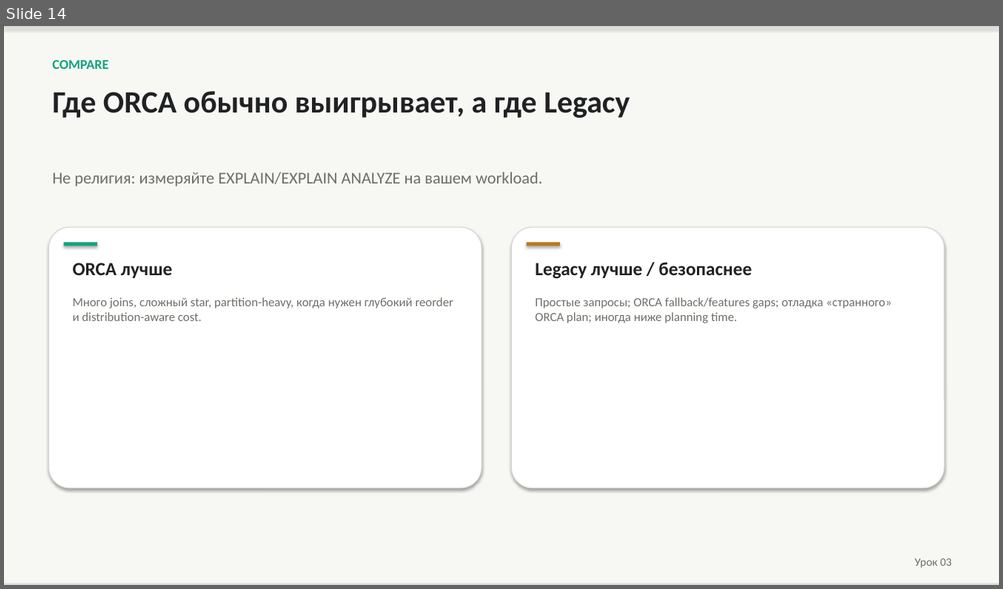
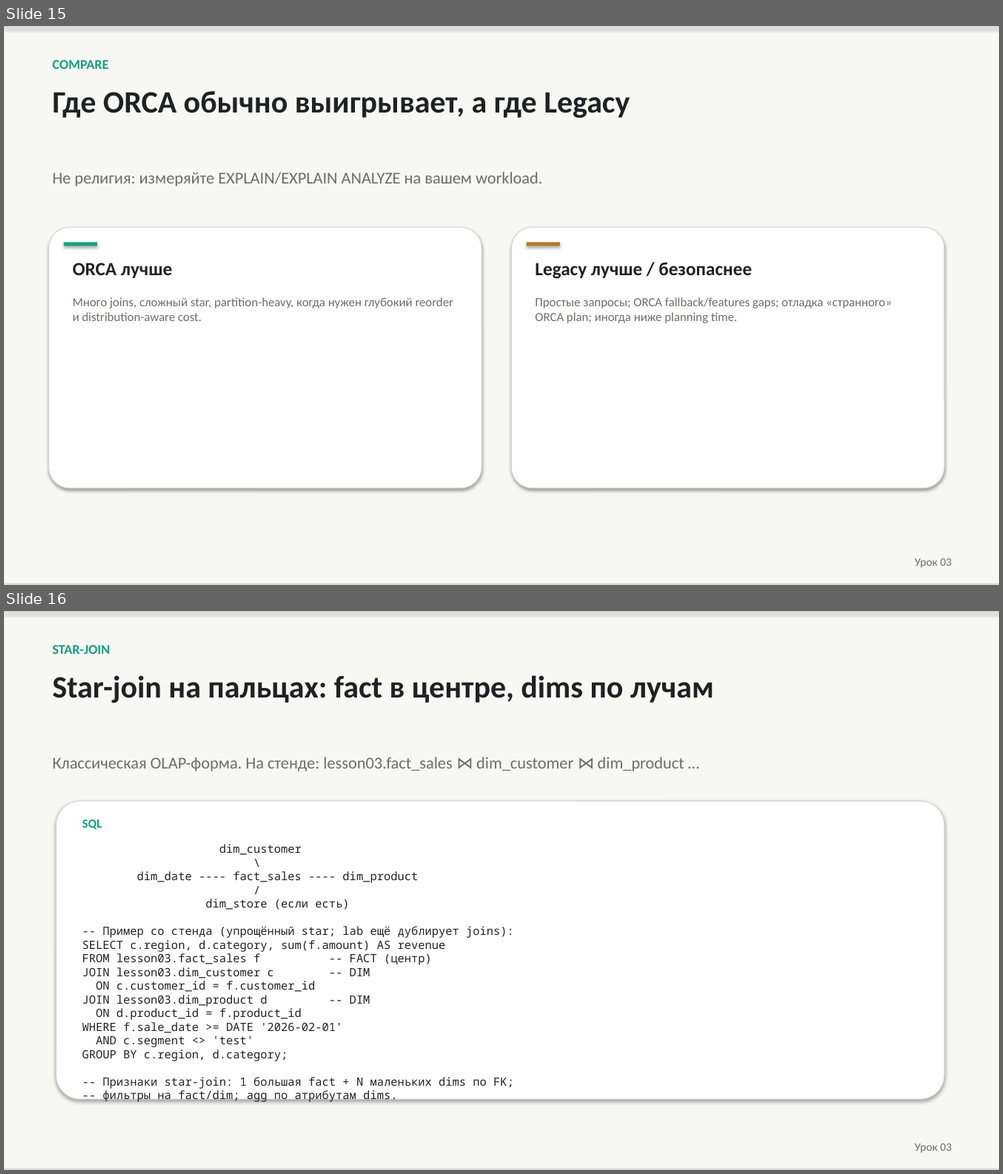
Before and after one commit to PaulKov/de-mentor, a slide deck: artifacts/greenplum-query-tuning-theory.pptx. Shown one above the other, each under a label of ours: slide 14 before the commit, slides 15 and 16 after it. The pictures are 1003x589 and 1003x1174 pixels, drawn with LibreOffice and Linux fonts; fonts in the diff are those of the drawing. Boxes give left, top, right and bottom in pixels: in the first picture for what was removed or moved away, otherwise in the second. Text is boxed around its words. In the diff, an @@ line names an element or a change of style, - is before the commit and + after.

```diff
--- a/artifacts/greenplum-query-tuning-theory.pptx
+++ b/artifacts/greenplum-query-tuning-theory.pptx
@@ slide 16 added at box(4, 611, 999, 1170), background #FFFFFF @@
@@ rectangle added at box(4, 611, 999, 1170), fill #F7F7F4 @@
@@ rectangle added at box(4, 611, 999, 612), fill #D8D7D0 @@
@@ text added at box(52, 645, 110, 654), 13 pt, text #10A37F, bold @@
+STAR-JOIN
@@ text added at box(52, 675, 714, 703), 30 pt, text #202123, bold @@
+Star-join на пальцах: fact в центре, dims по лучам
@@ text added at box(52, 757, 684, 772), 16 pt, text #6E6E68 @@
+Классическая OLAP-форма. На стенде: lesson03.fact_sales ⋈ dim_customer ⋈ dim_product …
@@ rounded rectangle added at box(57, 801, 944, 1099), fill #FFFFFF, outline #D8D7D0 0.75 pt @@
@@ text added at box(82, 820, 102, 829), 12 pt, text #10A37F, bold @@
+SQL
@@ text added at box(82, 844, 514, 1102), 11 pt, text #202123 @@
+dim_customer
+\
+dim_date ---- fact_sales ---- dim_product
+/
+dim_store (если есть)
+-- Пример со стенда (упрощённый star; lab ещё дублирует joins):
+SELECT c.region, d.category, sum(f.amount) AS revenue
+FROM lesson03.fact_sales f -- FACT (центр)
+JOIN lesson03.dim_customer c -- DIM
+ON c.customer_id = f.customer_id
+JOIN lesson03.dim_product d -- DIM
+ON d.product_id = f.product_id
+WHERE f.sale_date >= DATE '2026-02-01'
+AND c.segment <> 'test'
+GROUP BY c.region, d.category;
+-- Признаки star-join: 1 большая fact + N маленьких dims по FK;
+-- фильтры на fact/dim; agg по атрибутам dims.
@@ text added at box(914, 1144, 952, 1153), 11 pt, text #6E6E68 @@
+Урок 03
@@ rectangle added at box(4, 1169, 999, 1170), fill #D8D7D0 @@
@@ what was slide 14 is now slide 15 @@
```
Also in this commit, not shown: 2 slides changed, 2 other slides added, 19 other files.
